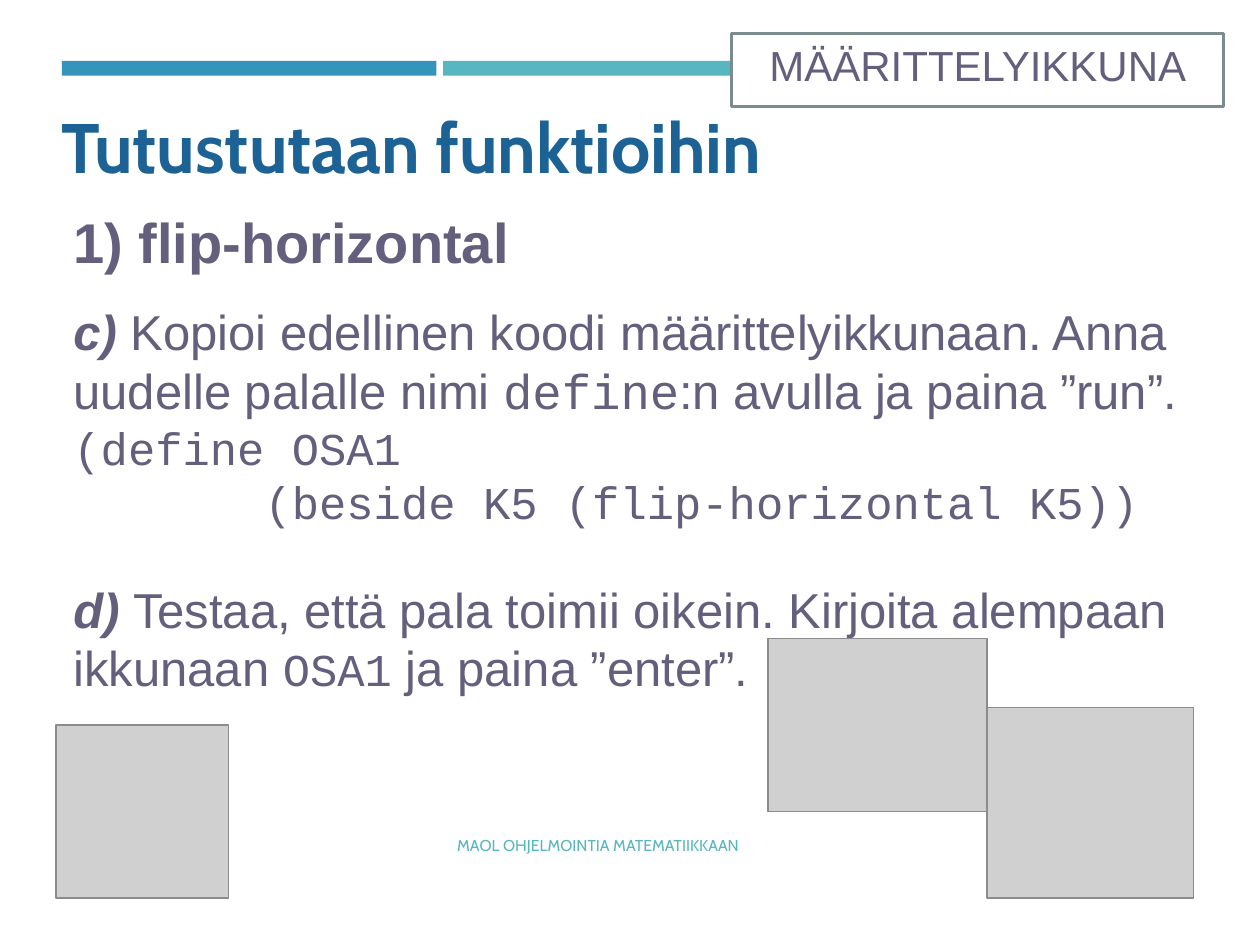
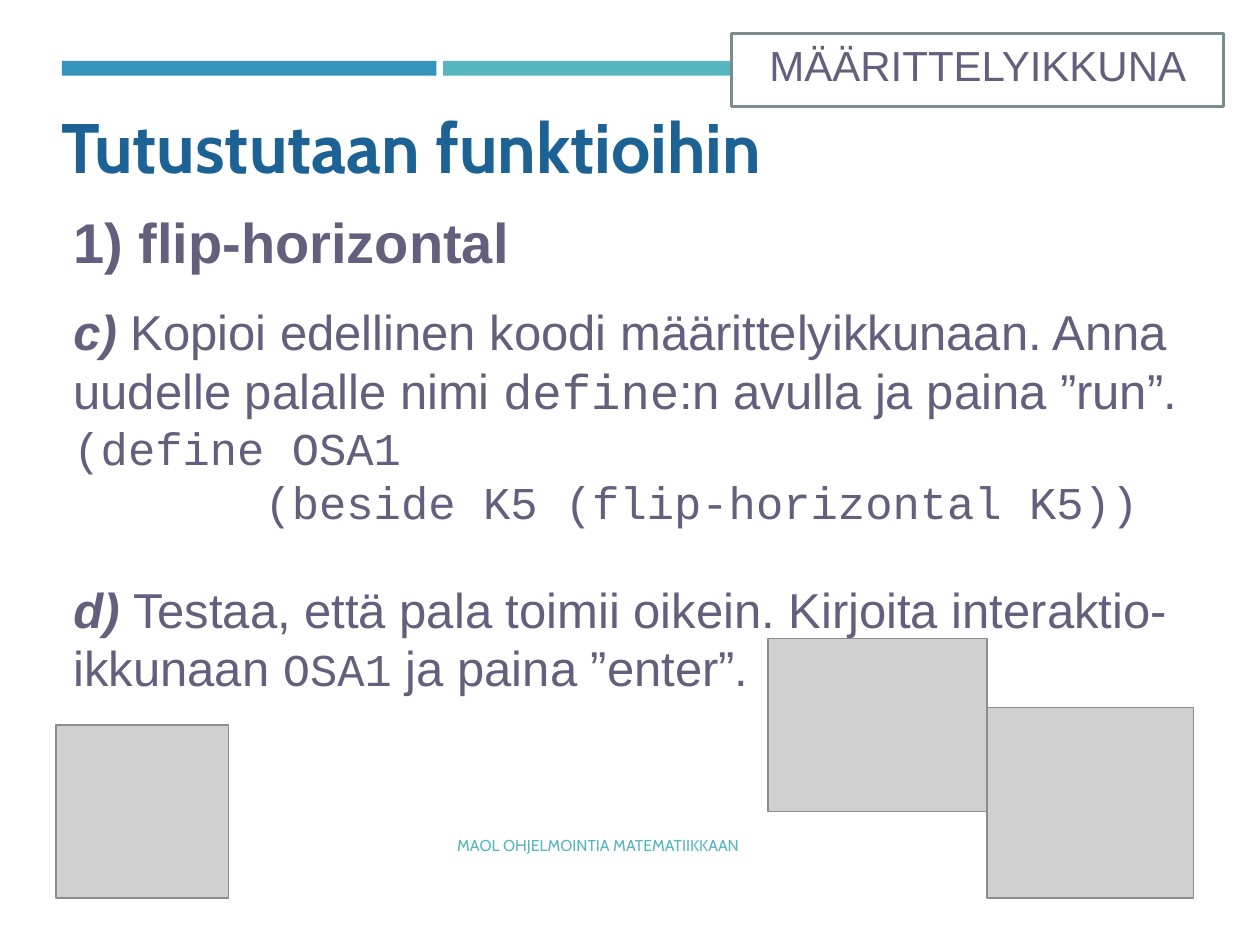
Before and after one commit to tyynetyyne/tyynetyyne.github.io, a slide deck: slide 5 of tehtavat/tiedostot/maol/power_point/Racket-MAOL-5-6-symmetriset kuviot.pptx. Drawn at 1260x945 pixels with LibreOffice and Linux fonts; fonts in the diff are those of the drawing; grey boxes stand for pictures. Boxes give left, top, right and bottom in pixels: in the first picture for what was removed or moved away, otherwise in the second. Text is boxed around its words. In the diff, an @@ line names an element or a change of style, - is before the commit and + after.

```diff
--- a/tehtavat/tiedostot/maol/power_point/Racket-MAOL-5-6-symmetriset kuviot.pptx
+++ b/tehtavat/tiedostot/maol/power_point/Racket-MAOL-5-6-symmetriset kuviot.pptx
@@ text at box(73, 592, 1167, 696): text changed @@
-d) Testaa, että pala toimii oikein. Kirjoita alempaan ikkunaan OSA1 ja paina ”enter”.
+d) Testaa, että pala toimii oikein. Kirjoita interaktio- ikkunaan OSA1 ja paina ”enter”.
```
Also in this commit, not shown: 3 other files.
